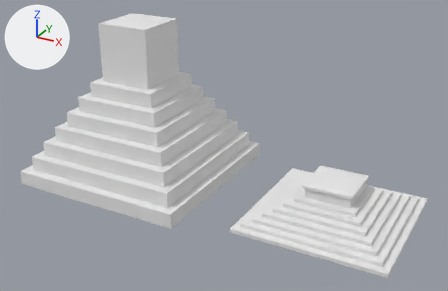
The Blender file tutorial/section3/Pyramid.blend, before and after one commit.
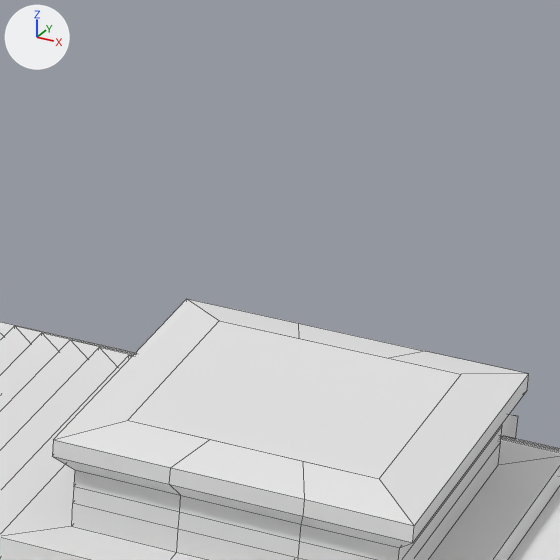
Each version appears first whole from a 50 mm camera at (105.8, -142.3, 82.8) aimed at (30.0, -4.6, 13.9), and next in a close-up on the part from 66% to 83% of the width and 42% to 69% of the height. The axes (+X, +Y, +Z) are drawn at upper left. The lights are the same throughout. The close-ups show mesh edges as thin lines.

In view in the first close-up: 'Pyramid 1'.
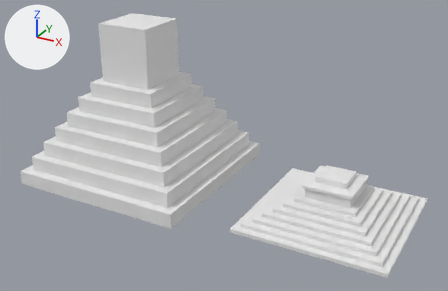
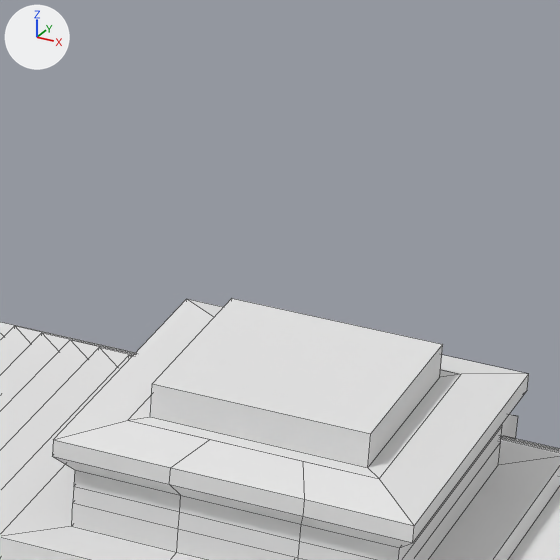
Commit message: Added geometry to top of pyramid

Changed parts and their boxes [x1, y1, x2, y2] in the close-ups (560 x 560 px):
'Pyramid 1', reshaped: before [0, 299, 560, 560]; after [0, 298, 560, 560]
part 1 of me_cube_002, built on: before [128, 321, 461, 479]; after [128, 298, 461, 479]

The change, as a list of edits to the scene's bpy script:
```text
Change me_cube_002:
    used by ob_pyramid_1; location = (0.0, 0.0, 0.0); scale = (20.0, 20.0, 1.0)
    remove me_cube_002.from_pydata(...)  # 366 vertices, 295 faces; spans x 2.11..4.11, y -1.18..0.92, z 0.0..11.0
    add me_cube_002.from_pydata(...)  # 374 vertices, 303 faces; spans x 2.11..4.11, y -1.18..0.92, z 0.0..12.33
    me_cube_002 part 1
    1 face is deleted
    8 vertices are added at x 2.91..3.32, y -0.39..0.02, z 11.0..12.33
    9 new faces join them
```
